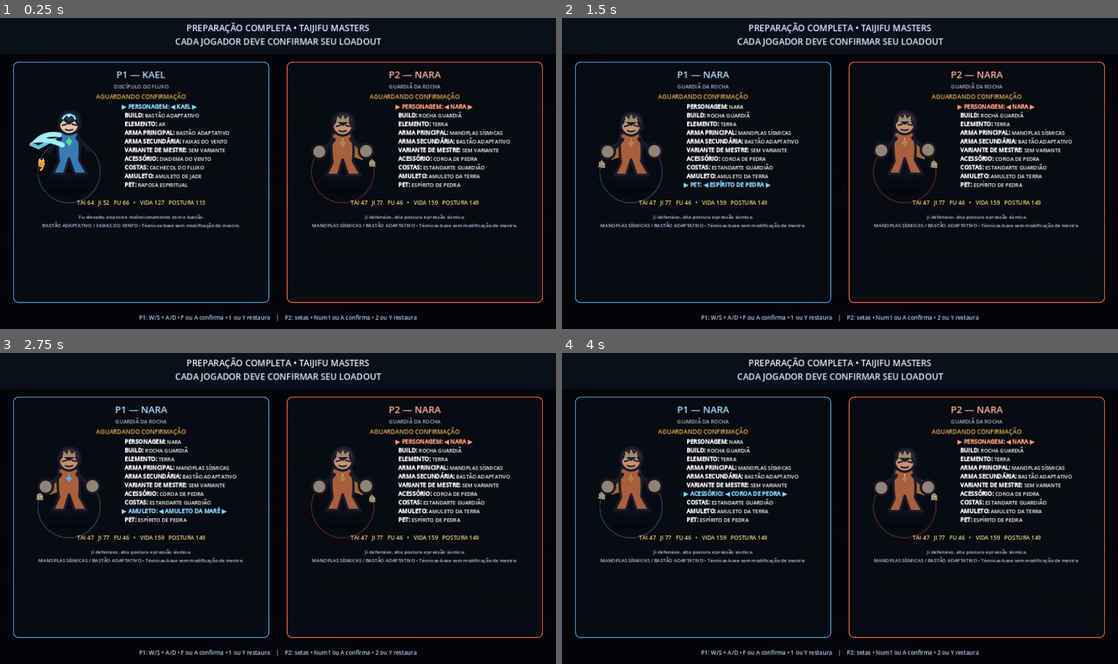
Above: before the commit, frames 1-4 (two rows, left to right).
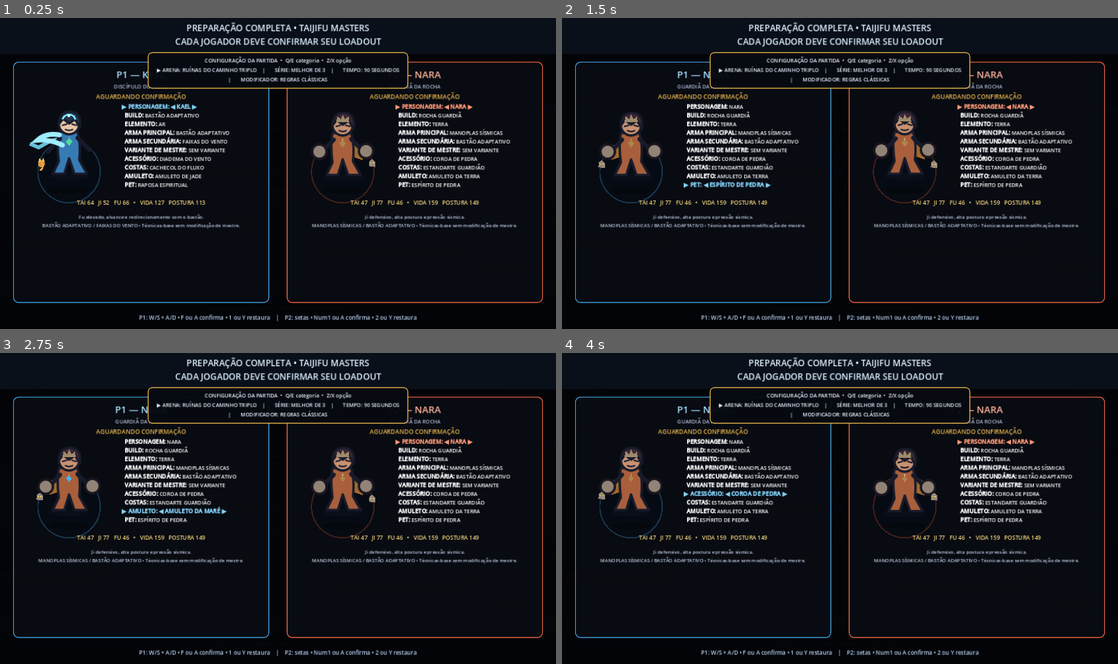
Above: after the commit, the same moments.

Repository: Tehkne-Solutions/taijifu-masters
Game: Godot game, scene res://scenes/main.tscn
Same seed, same stepped clock (60 frames per second), same inputs: the game is played once before the commit and once after it.
Inputs (mouse positions are in pixels of both pictures, inside the frame that each line leads up to):
- Up to frame 1 (0.25 s): no input
- Up to frame 2 (1.5 s): tap Enter (start_match) at 0.5 s; move the mouse to (962, 157) at 0.52 s; hold D (p1_right) from 0.53 s (still down); tap K (clear_variant_comparison) at 0.6 s; click (962, 157) at 0.67 s; tap W (p1_jump) at 0.77 s; move the mouse to (728, 189) at 1.27 s; tap F7 (cycle_bot_personality) at 1.35 s
- Up to frame 3 (2.75 s): tap W (p1_jump) at 1.52 s; move the mouse to (333, 440) at 2.02 s; release D (p1_right) at 2.03 s; hold A (p1_left) from 2.03 s (still down); tap ] (dojo_next_slot) at 2.1 s
- Up to frame 4 (4 s): move the mouse to (812, 570) at 2.77 s; release A (p1_left) at 2.78 s; hold D (p1_right) from 2.78 s (still down); tap [ (dojo_previous_slot) at 2.85 s; click (812, 570) at 2.92 s; tap W (p1_jump) at 3.02, 3.77 s; move the mouse to (1006, 555) at 3.52 s; tap F8 (dojo_toggle) at 3.6 s

The runs differ from the first frame. In frame 1, 1.5% of the frame differs, in the area x 26-74%, y 10-23%; in frame 2, 1.6%; in frame 3, 1.6%; in frame 4, 1.6%.
Error after the commit: Parse Error: Static function "weapon_label()" not found in base "BattleLoadoutCatalog". (res://scripts/runtime/vs_analysis_runtime.gd:111)

Commit message:
feat(match): integrar runtimes competitivos à cena principal

Diff:
--- a/scenes/main.tscn
+++ b/scenes/main.tscn
@@ -1,6 +1,6 @@
-[gd_scene load_steps=23 format=3]
+[gd_scene load_steps=26 format=3]
 
-[ext_resource type="Script" path="res://scripts/main.gd" id="1_main"]
+[ext_resource type="Script" path="res://scripts/competitive_main.gd" id="1_main"]
 [ext_resource type="Script" path="res://scripts/arena/triple_path_arena.gd" id="2_arena"]
 [ext_resource type="Script" path="res://scripts/runtime/prototype_intelligence_runtime.gd" id="3_runtime"]
 [ext_resource type="Script" path="res://scripts/runtime/tactical_bot_runtime.gd" id="4_bot"]
@@ -22,6 +22,9 @@
 [ext_resource type="Script" path="res://scripts/runtime/match_outcome_runtime.gd" id="20_outcome"]
 [ext_resource type="Script" path="res://scripts/runtime/battle_preparation_runtime.gd" id="21_preparation"]
 [ext_resource type="Script" path="res://scripts/runtime/arena_entrance_runtime.gd" id="22_entrance"]
+[ext_resource type="Script" path="res://scripts/runtime/competitive_match_runtime.gd" id="23_competitive"]
+[ext_resource type="Script" path="res://scripts/runtime/competitive_arena_runtime.gd" id="24_arena_rules"]
+[ext_resource type="Script" path="res://scripts/runtime/vs_analysis_runtime.gd" id="25_vs"]
 
 [node name="Main" type="Node2D"]
 script = ExtResource("1_main")
@@ -46,6 +49,15 @@
 
 [node name="BattlePreparationRuntime" type="Node" parent="."]
 script = ExtResource("21_preparation")
+
+[node name="CompetitiveMatchRuntime" type="Node" parent="."]
+script = ExtResource("23_competitive")
+
+[node name="CompetitiveArenaRuntime" type="Node" parent="."]
+script = ExtResource("24_arena_rules")
+
+[node name="VsAnalysisRuntime" type="Node" parent="."]
+script = ExtResource("25_vs")
 
 [node name="ArenaEntranceRuntime" type="Node" parent="."]
 script = ExtResource("22_entrance")
